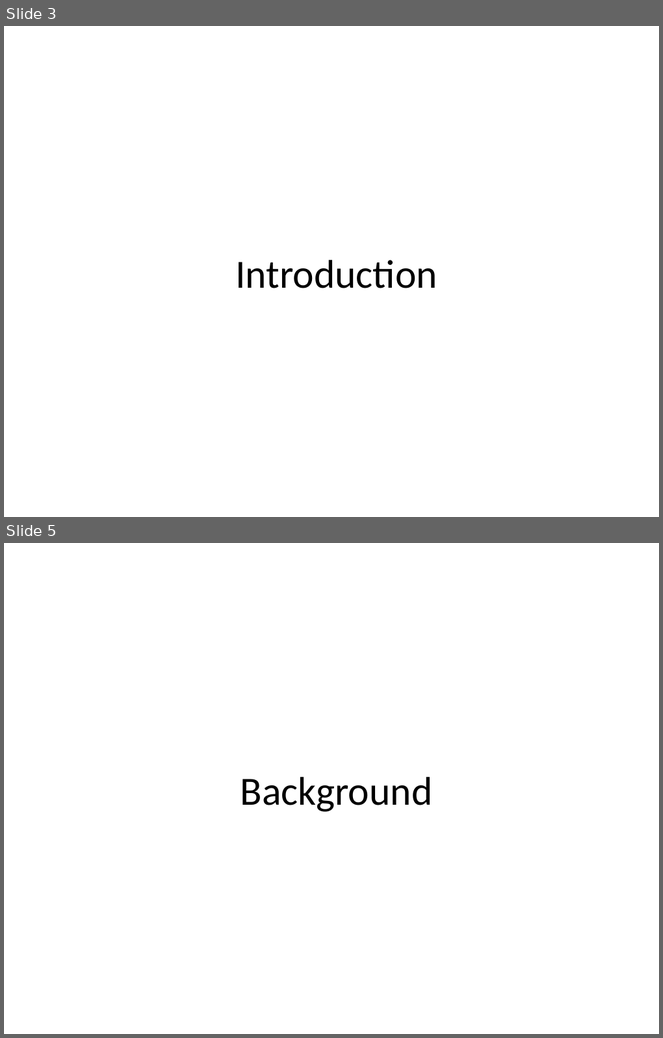
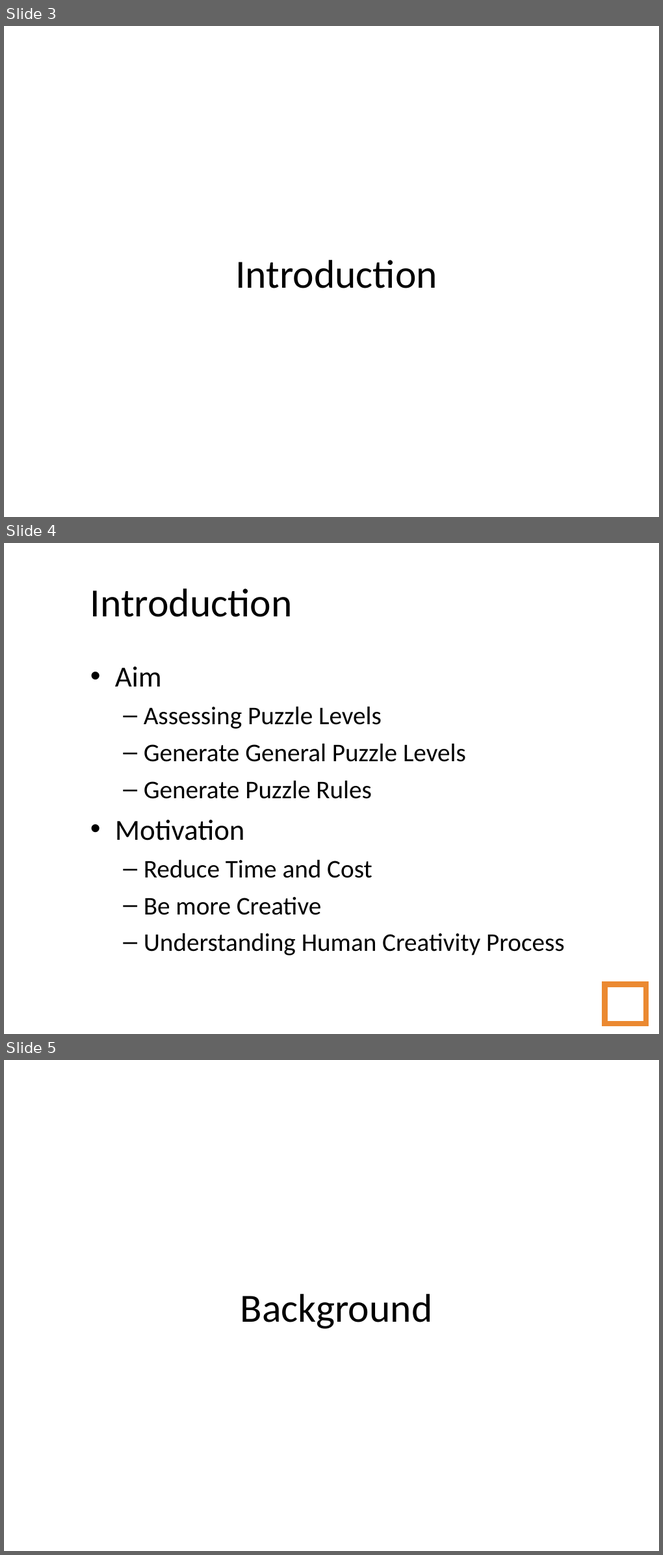
Before and after one commit to amidos2006/Automatic-Game-Script-Generation, a slide deck: Presentation/Automatic Game Script Generation.ppt. Shown one above the other, each under a label of ours: slides 3 and 5 before the commit, slides 3, 4 and 5 after it; the slides between them are not shown. The pictures are 663x1038 and 663x1555 pixels, drawn with LibreOffice and Linux fonts; fonts in the diff are those of the drawing; background and template pictures are left out. Boxes give left, top, right and bottom in pixels: in the first picture for what was removed or moved away, otherwise in the second. Text is boxed around its words. In the diff, an @@ line names an element or a change of style, - is before the commit and + after.

```diff
--- a/Presentation/Automatic Game Script Generation.ppt
+++ b/Presentation/Automatic Game Script Generation.ppt
@@ slide 4 added at bbox=[4, 543, 659, 1034], background picture (left out) @@
@@ title added at bbox=[90, 589, 293, 617], 44 pt, text #000000 @@
+Introduction
@@ text added at bbox=[115, 667, 565, 956], 28 pt, text #000000 @@
+• Aim
+  – Assessing Puzzle Levels
+  – Generate General Puzzle Levels
+  – Generate Puzzle Rules
+• Motivation
+  – Reduce Time and Cost
+  – Be more Creative
+  – Understanding Human Creativity Process
@@ page number added at bbox=[605, 984, 646, 1024], outline #EB8931 6.01 pt, 14 pt, text #FFFFFF @@
+4
```
Also in this commit, not shown: 3 slides changed, 43 other slides added, 5 slides removed, 35 other files.
